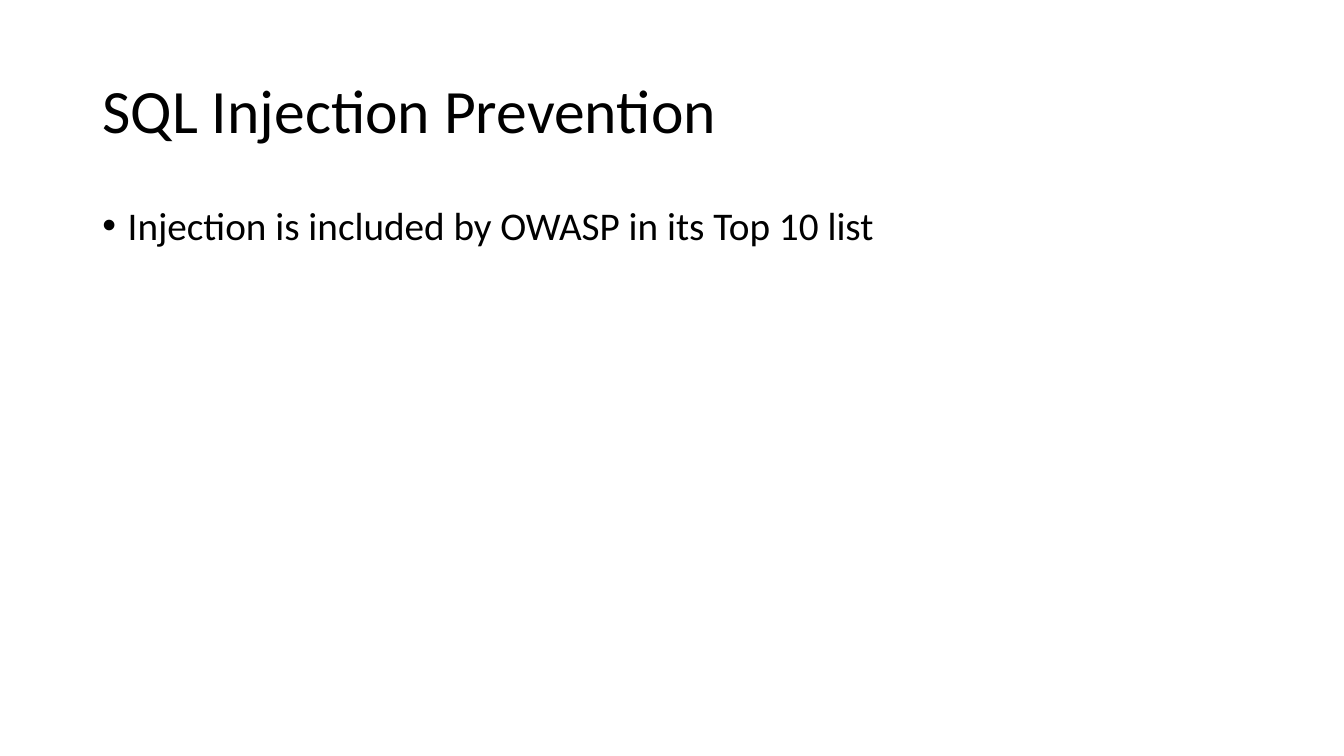
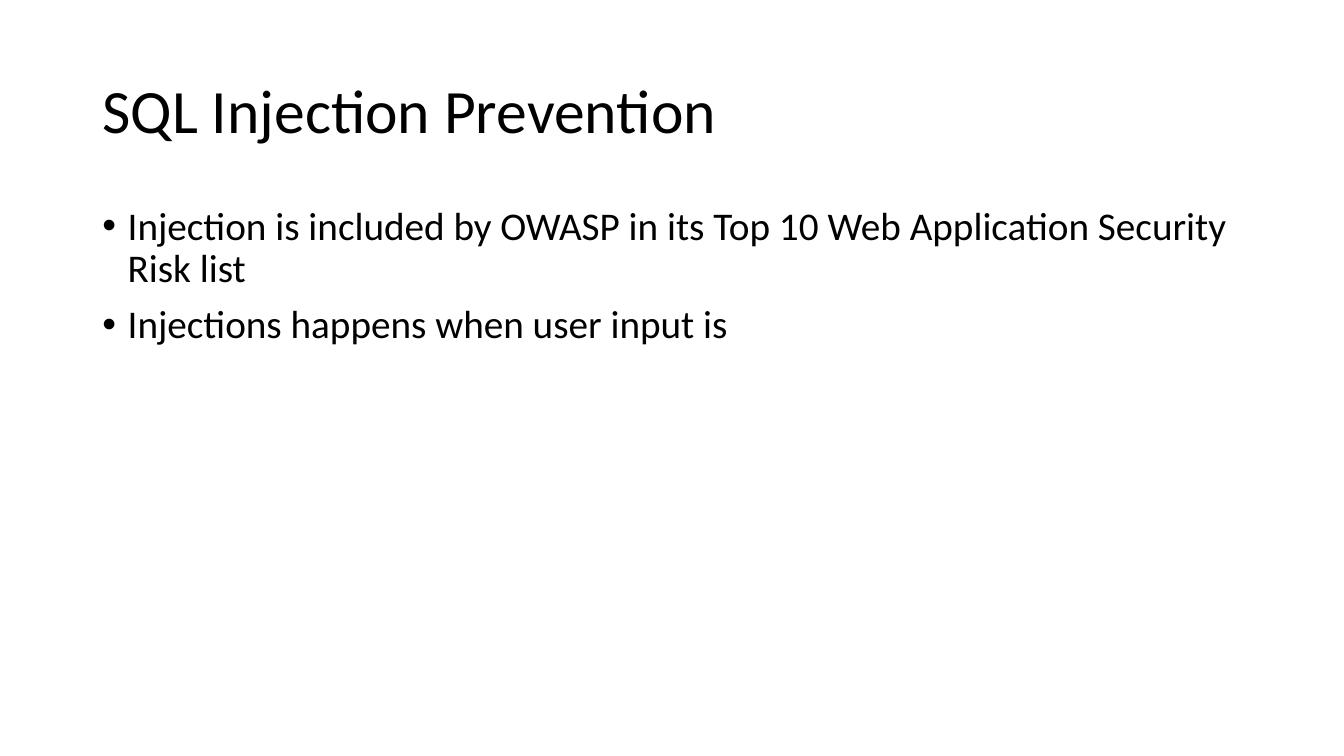
Before and after one commit to fparricelli/Encrypted-data-exchange-between-two-Arduino-boards-using-Symmetric-Encryption, a slide deck: slide 5 of Documentazione e cose così/Slide_concettuali_Luca.pptx. Drawn at 1344x756 pixels with LibreOffice and Linux fonts; fonts in the diff are those of the drawing. Boxes give left, top, right and bottom in pixels: in the first picture for what was removed or moved away, otherwise in the second. Text is boxed around its words. In the diff, an @@ line names an element or a change of style, - is before the commit and + after.

```diff
--- a/Documentazione e cose così/Slide_concettuali_Luca.pptx
+++ b/Documentazione e cose così/Slide_concettuali_Luca.pptx
@@ text at (x1=128, y1=212, x2=1226, y2=345): text changed @@
-• Injection is included by OWASP in its Top 10 list
+• Injection is included by OWASP in its Top 10 Web Application Security Risk list
+• Injections happens when user input is
```
Also in this commit, not shown: 2 other slides changed, 2 other files.
